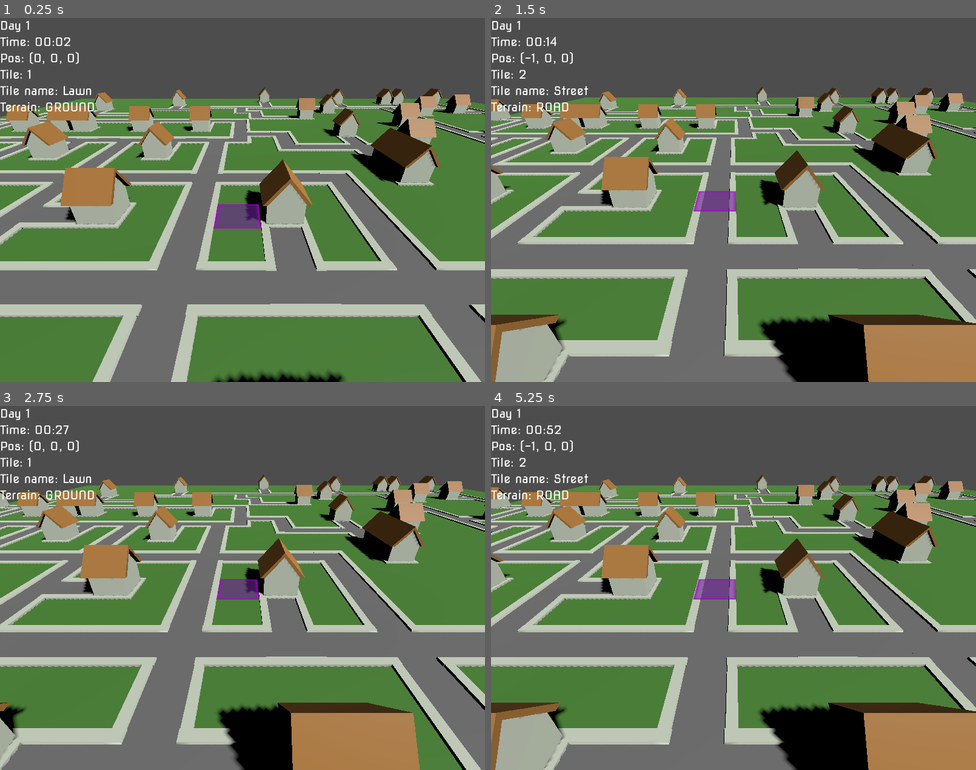
Above: before the commit, frames 1-4 (two rows, left to right).
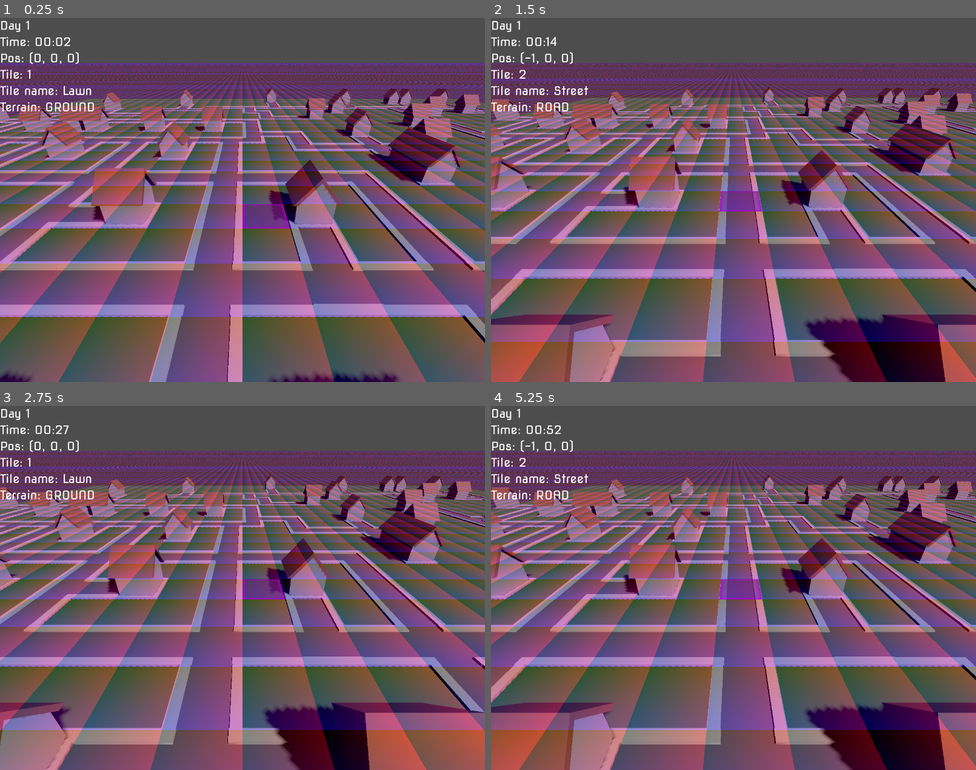
Above: after the commit, the same moments.

Repository: greenavalanche/gridmesh-test
Game: Godot game, scene res://scenes/root.tscn
Same seed, same stepped clock (60 frames per second), same inputs: the game is played once before the commit and once after it.
Inputs (mouse positions are in pixels of both pictures, inside the frame that each line leads up to):
- Up to frame 1 (0.25 s): no input
- Up to frame 2 (1.5 s): move the mouse to (840, 181) at 0.52 s; tap Down (camera_down) at 0.6 s; move the mouse to (636, 218) at 1.27 s; tap Left (camera_left) at 1.35 s
- Up to frame 3 (2.75 s): move the mouse to (291, 507) at 2.02 s; tap Right (camera_right) at 2.1 s
- Up to frame 4 (5.25 s): move the mouse to (709, 660) at 2.77 s; tap Middle mouse button (camera_toggle) at 2.85 s; move the mouse to (879, 642) at 3.52 s; tap Up (camera_up) at 3.6 s; move the mouse to (588, 533) at 4.27 s; tap Down (camera_down) at 4.35 s; tap Enter at 5 s; move the mouse to (757, 588) at 5.02 s; tap Left (camera_left) at 5.1 s

The runs differ from the first frame. In frame 1, 85% of the frame differs, in the area x 0-100%, y 12-100%; in frame 2, 85%; in frame 3, 85%; in frame 4, 85%.

Commit message:
+ screen-to-world-mapping shader
sigh --' that was quite an odyssey ;)

Diff:
--- a/scenes/game.tscn
+++ b/scenes/game.tscn
@@ -6,6 +6,8 @@
 [ext_resource type="Script" uid="uid://c81xybdskcbk" path="res://scripts/cursor.gd" id="3_p57ef"]
 [ext_resource type="Shader" uid="uid://bkursefjrnxxu" path="res://shaders/cursor.gdshader" id="4_lbhrr"]
 [ext_resource type="Script" uid="uid://ct53yaqlb2t0q" path="res://scripts/cursor_viewport.gd" id="4_p57ef"]
+[ext_resource type="Shader" uid="uid://cvm7k38c2j13t" path="res://shaders/saturation.gdshader" id="8_0tnpc"]
+[ext_resource type="Script" uid="uid://bcjlo4s5aj1px" path="res://scripts/post_processing_display.gd" id="8_gee14"]
 
 [sub_resource type="ShaderMaterial" id="ShaderMaterial_p57ef"]
 render_priority = 0
@@ -18,12 +20,21 @@
 material = SubResource("ShaderMaterial_p57ef")
 orientation = 1
 
+[sub_resource type="ShaderMaterial" id="ShaderMaterial_u5sy4"]
+shader = ExtResource("8_0tnpc")
+shader_parameter/camera_projection = Projection(1, 0, 0, 0, 0, 1, 0, 0, 0, 0, 1, 0, 0, 0, 0, 1)
+shader_parameter/camera_transform = Projection(1, 0, 0, 0, 0, 1, 0, 0, 0, 0, 1, 0, 0, 0, 0, 1)
+shader_parameter/GROUND_HEIGHT = 0.0
+shader_parameter/OPACITY = 0.33
+
+[sub_resource type="ViewportTexture" id="ViewportTexture_p57ef"]
+viewport_path = NodePath("PostProcessingViewportContainer/PostProcessingViewport")
+
 [node name="Game" type="Node3D"]
 script = ExtResource("1_u5sy4")
 
 [node name="Viewer" type="RemoteTransform3D" parent="."]
 unique_name_in_owner = true
-transform = Transform3D(1, 0, 0, 0, 1, 0, 0, 0, 1, 0.605, 0, 0)
 remote_path = NodePath("Camera3D")
 script = ExtResource("1_lnu2h")
 
@@ -68,3 +79,24 @@
 mesh = SubResource("QuadMesh_p57ef")
 skeleton = NodePath("../../..")
 script = ExtResource("3_p57ef")
+
+[node name="PostProcessingViewportContainer" type="SubViewportContainer" parent="."]
+offset_right = 40.0
+offset_bottom = 40.0
+
+[node name="PostProcessingViewport" type="SubViewport" parent="PostProcessingViewportContainer"]
+transparent_bg = true
+handle_input_locally = false
+canvas_cull_mask = 4294966273
+render_target_update_mode = 4
+script = ExtResource("4_p57ef")
+
+[node name="PostProcessing" type="TextureRect" parent="."]
+material = SubResource("ShaderMaterial_u5sy4")
+anchors_preset = 15
+anchor_right = 1.0
+anchor_bottom = 1.0
+grow_horizontal = 2
+grow_vertical = 2
+texture = SubResource("ViewportTexture_p57ef")
+script = ExtResource("8_gee14")
--- /dev/null
+++ b/scripts/post_processing_display.gd
@@ -0,0 +1,47 @@
+extends TextureRect
+
+@onready var main_camera: Camera3D = $"%Viewer/Camera3D"
+@onready var grid_map: GridMap = %GridMap
+
+const EFFECT_TEXTURE_SIZE: int = 64  # Set the resolution of the effect map
+var effect_texture: ImageTexture
+var counter: float = 0.0
+
+func _ready():
+	generate_effect_map()
+	var _material = material as ShaderMaterial
+	_material.set_shader_parameter("effect_map", effect_texture)
+	print("shader initialized")
+
+func _process(_delta: float) -> void:
+	# gridmap's transform
+	material.set_shader_parameter("gridmap_transform", grid_map.global_transform)
+
+	var camera_projection = main_camera.get_camera_projection()
+	material.set_shader_parameter("camera_projection", camera_projection)
+	var camera_transform = main_camera.global_transform
+	material.set_shader_parameter("camera_transform", camera_transform)
+
+func generate_effect_map():
+	var image = Image.create(EFFECT_TEXTURE_SIZE, EFFECT_TEXTURE_SIZE, false, Image.FORMAT_R8)
+	image.fill(Color(0, 0, 0))  # Default: No grayscale effect
+
+	for tile in grid_map.get_used_cells():
+		var grayscale_intensity = 1.0 #get_grayscale_intensity_for_tile(tile)
+
+		var uv_x = tile.x % EFFECT_TEXTURE_SIZE + EFFECT_TEXTURE_SIZE / 2
+		var uv_y = tile.z % EFFECT_TEXTURE_SIZE + EFFECT_TEXTURE_SIZE / 2
+
+		image.set_pixel(uv_x, uv_y, Color(grayscale_intensity, grayscale_intensity, grayscale_intensity))
+
+	# Convert to a texture and update the material
+	effect_texture = ImageTexture.create_from_image(image)
+
+func get_grayscale_intensity_for_tile(tile_pos: Vector3i) -> float:
+	var tile_id = grid_map.get_cell_item(tile_pos)
+
+	match tile_id:
+		0: return 0.0  # No grayscale (Normal tile)
+		1: return 0.5  # Partial grayscale
+		2: return 1.0  # Full grayscale
+		_: return 1.0
--- /dev/null
+++ b/shaders/saturation.gdshader
@@ -0,0 +1,29 @@
+shader_type canvas_item;
+
+uniform mat4 camera_projection;
+uniform mat4 camera_transform;
+uniform float GROUND_HEIGHT;
+uniform float OPACITY;
+
+void fragment() {
+	vec4 clip_pos = vec4(UV * 2.0 - 1.0, 0.0, 1.0);
+	clip_pos.y *= -1.0; // !!! Y-up/Y-down conversion
+	vec4 view_pos = inverse(camera_projection) * clip_pos;
+	view_pos /= view_pos.w;
+
+	vec4 world_pos = camera_transform * view_pos;
+
+    vec3 ray_origin = camera_transform[3].xyz;
+
+    vec3 ray_dir = normalize(world_pos.xyz - ray_origin);
+
+	if (ray_dir.y < 0.0) {
+    	float t = (GROUND_HEIGHT - ray_origin.y) / ray_dir.y;
+    	vec3 intersection = ray_origin + t * ray_dir;
+
+		vec3 color = fract(intersection);
+		COLOR = vec4(color.r, 0.0, color.b, OPACITY);
+	} else {
+		COLOR = vec4(0.0);
+	}
+}
Not shown: 1 places in scenes/game.tscn that only renumber resources
Not shown, added: scripts/post_processing_display.gd.uid
Not shown, added: shaders/saturation.gdshader.uid
